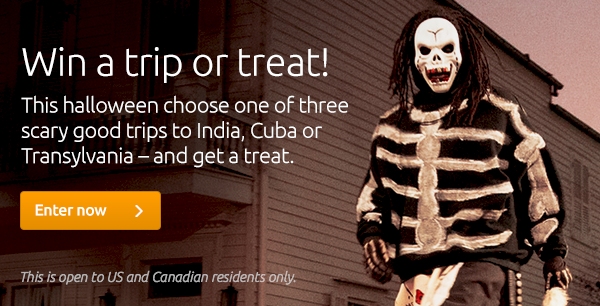
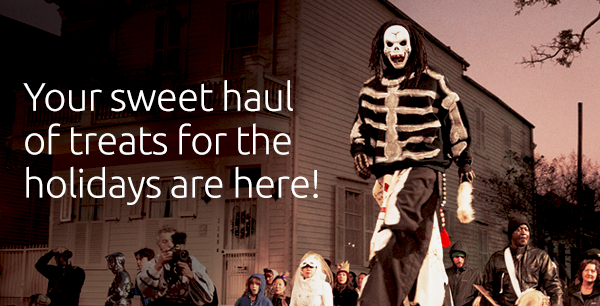
Before/after of a w=600, h=306 layered artwork. What changed in the layer stack:
added group "Header image" with 6 layers above "Layer 3" over [0, 0, 600, 306]
added layer "Your sweet haul of treats for the holidays are here!" in group "Header image" over [23, 80, 318, 205]
added layer "Layer 55" in group "Header image" over [0, 0, 600, 306]
added layer "Header Box" in group "Header image" over [0, 0, 600, 306]
removed layer "Layer 2" over [0, 0, 600, 306]
removed layer "Layer 1" over [0, 0, 600, 306]
